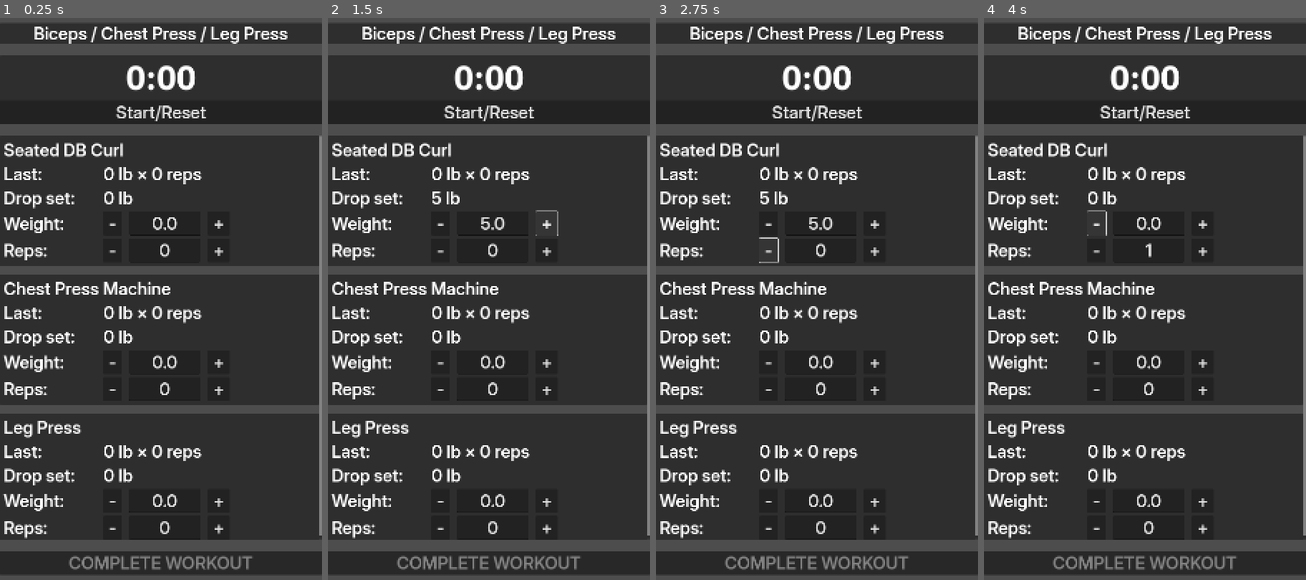
Above: before the commit, frames 1-4 (left to right).
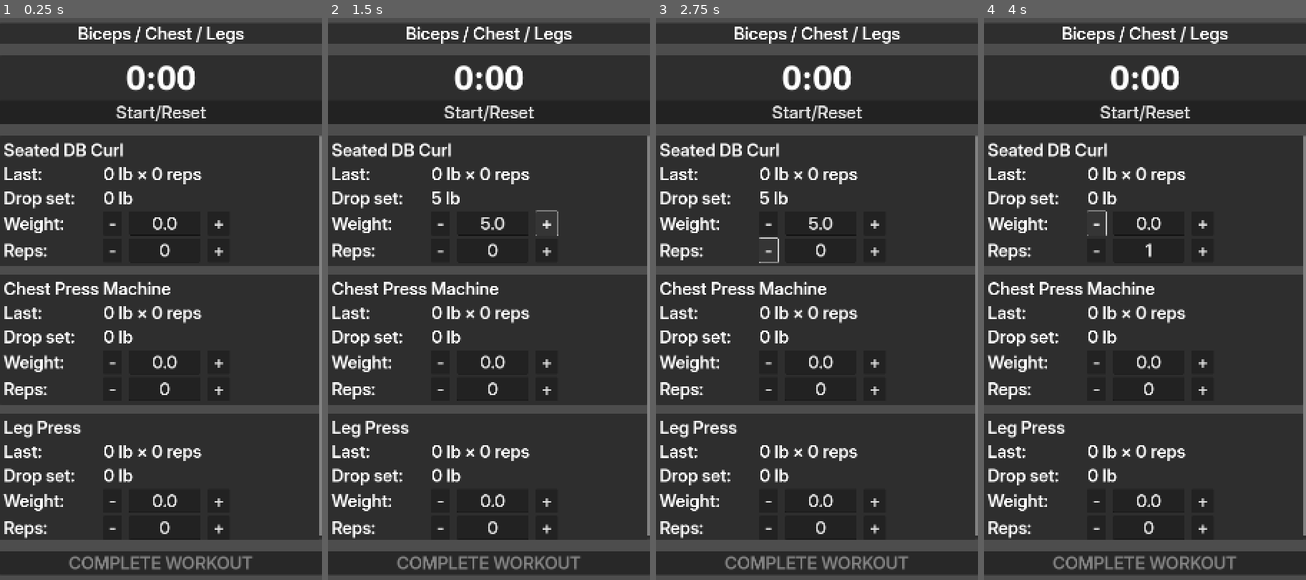
Above: after the commit, the same moments.

Repository: DanielMcPherson/workout-tracker
Game: Godot game, scene res://main.tscn
The game is run twice, just before and just after one commit, with the same random seed, the same clock (stepped at 60 frames per second) and the same inputs.
Inputs:
- Up to frame 1 (0.25 s): no input
- Up to frame 2 (1.5 s): click "-" at 0.5 s; click "+" at 1.25 s
- Up to frame 3 (2.75 s): click "-" at 2 s
- Up to frame 4 (4 s): click "+" at 2.75 s; click "-" at 3.5 s

The runs differ from the first frame. In frame 1, 1.0% of the frame differs, in the area x 10-90%, y 1-5%; in frame 2, 1.0%; in frame 3, 1.0%; in frame 4, 1.0%.

Commit message:
Write to user file

Diff:
--- a/main.gd
+++ b/main.gd
@@ -16,8 +16,27 @@
 
 var _complete_dialog: ConfirmationDialog
 
-const CONFIG_PATH := "res://program_config.json"
+const CONFIG_SRC: String = "res://program_config.json"
+const CONFIG_DST: String = "user://program_config.json"
 var _program_config: Dictionary = {}
+
+# Copy blank default program config to user directory
+func _ensure_user_config_exists() -> void:
+	if FileAccess.file_exists(CONFIG_DST):
+		return
+
+	var src: FileAccess = FileAccess.open(CONFIG_SRC, FileAccess.READ)
+	if src == null:
+		push_error("Could not open default config at %s" % CONFIG_SRC)
+		return
+
+	var dst: FileAccess = FileAccess.open(CONFIG_DST, FileAccess.WRITE)
+	if dst == null:
+		push_error("Could not open user config at %s" % CONFIG_DST)
+		return
+
+	dst.store_string(src.get_as_text())
+
 
 func _ready() -> void:
 		# Create and configure the internal tick timer
@@ -52,25 +71,25 @@
 	# When user taps OK in the dialog, run our completion logic
 	_complete_dialog.confirmed.connect(_on_complete_confirmed)
 
-	# Load the program config
+	# Ensure user config exists, then load it
+	_ensure_user_config_exists()
 	_load_program_config()
 
 
 func _load_program_config() -> void:
-	var file := FileAccess.open(CONFIG_PATH, FileAccess.READ)
+	var file: FileAccess = FileAccess.open(CONFIG_DST, FileAccess.READ)
 	if file == null:
-		push_error("Could not open %s (error %d)" % [CONFIG_PATH, FileAccess.get_open_error()])
-		return
-
-	var text := file.get_as_text()
-
+		push_error("Could not open %s (error %d)" % [CONFIG_DST, FileAccess.get_open_error()])
+		return
+
+	var text: String = file.get_as_text()
 	var data: Dictionary = JSON.parse_string(text)
 	if data.is_empty():
-		push_error("Invalid JSON: empty or failed to parse in %s" % CONFIG_PATH)
+		push_error("Invalid JSON: empty or failed to parse in %s" % CONFIG_DST)
 		return
 
 	if typeof(data) != TYPE_DICTIONARY:
-		push_error("Invalid JSON format in %s" % CONFIG_PATH)
+		push_error("Invalid JSON format in %s" % CONFIG_DST)
 		return
 
 	_program_config = data
@@ -154,7 +173,6 @@
 		return
 
 	var meta: Dictionary = _program_config.get("meta", {})
-
 	var current_index: int = int(meta.get("current_workout_index", 0))
 	if current_index < 0 or current_index >= workouts.size():
 		current_index = 0
@@ -174,7 +192,6 @@
 
 		var panel: Node = panels[i]
 		var ex_data: Dictionary = exercise_map[ex_id]
-
 		var weight: float = panel.get_weight()
 		var reps: int = panel.get_reps()
 
@@ -184,7 +201,7 @@
 
 	_program_config["exercises"] = exercise_map
 
-	# Advance to next workout (A→B→C→D→E→A…)
+	# Advance to next workout (wrap around the list)
 	var next_index: int = (current_index + 1) % workouts.size()
 	meta["current_workout_index"] = next_index
 	_program_config["meta"] = meta
@@ -193,9 +210,9 @@
 
 
 func _save_program_config_to_disk() -> void:
-	var file: FileAccess = FileAccess.open(CONFIG_PATH, FileAccess.WRITE)
+	var file: FileAccess = FileAccess.open(CONFIG_DST, FileAccess.WRITE)
 	if file == null:
-		push_error("Could not open %s for write (error %d)" % [CONFIG_PATH, FileAccess.get_open_error()])
+		push_error("Unable to save config to %s" % CONFIG_DST)
 		return
 
 	var json_text: String = JSON.stringify(_program_config, "\t")
--- a/program_config.json
+++ b/program_config.json
@@ -6,7 +6,7 @@
   "workouts": [
     {
       "id": "A",
-      "name": "Biceps / Chest Press / Leg Press",
+      "name": "Biceps / Chest / Legs",
       "exercises": [
         "seated_db_curl",
         "chest_press_machine",
@@ -15,7 +15,7 @@
     },
     {
       "id": "B",
-      "name": "Triceps / Pulldown / Rear Delts",
+      "name": "Triceps / Back / Rear Delts",
       "exercises": [
         "triceps_pushdown_bar",
         "lat_pulldown",
@@ -24,7 +24,7 @@
     },
     {
       "id": "C",
-      "name": "Shoulder Press / Chest Fly / Weighted Crunch",
+      "name": "Shoulders / Chest / Abs",
       "exercises": [
         "shoulder_press_bar",
         "chest_fly_machine",
@@ -33,7 +33,7 @@
     },
     {
       "id": "D",
-      "name": "Biceps / Row / Leg Curl",
+      "name": "Biceps / Back / Legs",
       "exercises": [
         "hammer_curl_db",
         "row_machine",
@@ -42,7 +42,7 @@
     },
     {
       "id": "E",
-      "name": "Triceps / Laterals / Cable Woodchoppers",
+      "name": "Triceps / Shoulders / Abs",
       "exercises": [
         "oh_cable_extension",
         "db_lateral_raise",
@@ -85,12 +85,12 @@
     },
 
     "shoulder_press_bar": {
-      "name": "Shoulder Press (Bar / Fixed Bar Machine)",
+      "name": "Shoulder Press",
       "last_weight": null,
       "last_reps": null
     },
     "chest_fly_machine": {
-      "name": "Chest Fly Machine (Pec Deck Fly)",
+      "name": "Chest Fly Machine",
       "last_weight": null,
       "last_reps": null
     },
Not shown: 1 places in exercise_panel.tscn that only renumber resources
